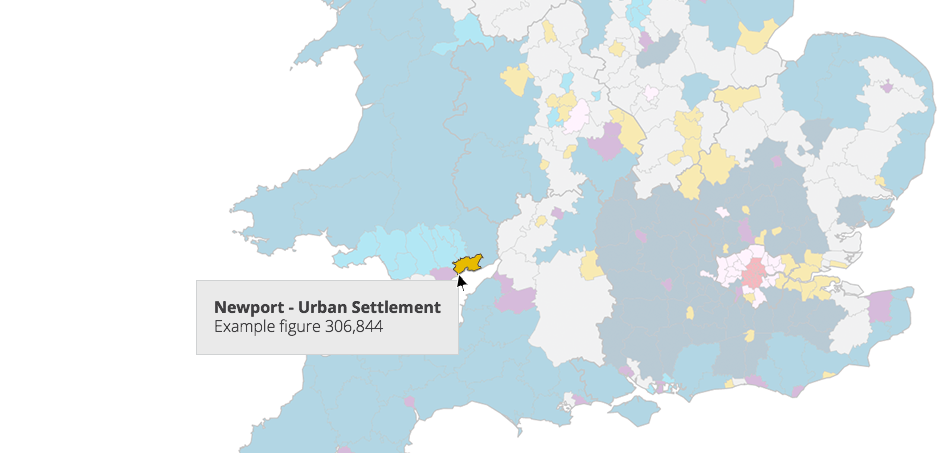
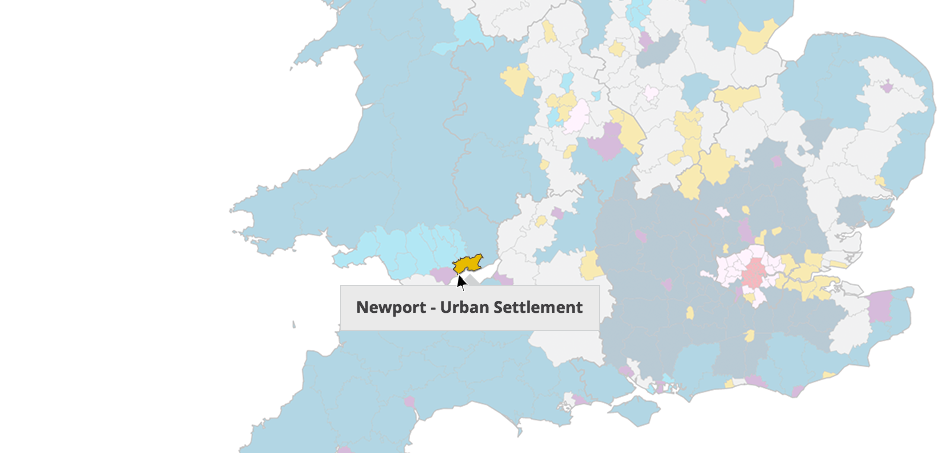
Two versions of the same layered image (939px x 453px). Layer-by-layer changes:
moved "Vector Smart Object" above "Newport - Urban Settlement" over box(456, 274, 469, 292)
renamed "Newport - Urban Settlement Example figure 306,844" to "Newport - Urban Settlement", painted on it over box(215, 300, 583, 336)
added group "Group 1" with 2 layers above "Layer 4" over box(340, 273, 600, 331)
moved "Rectangle 1" into group "Group 1", painted on it over box(196, 280, 600, 355)
added layer "Rectangle 2" in group "Group 1" over box(458, 273, 482, 297)
